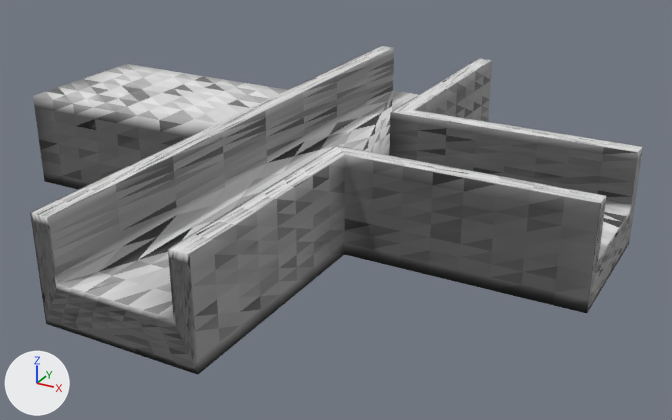
An edit to the glTF model resources/shape-3.glb, drawn before and after from the same camera.
Camera for both pictures: a camera (50 mm lens) standing at (0.734, -1.26, 0.601) and looking at (0.046, -0.009, -0.024). Lighting does not change. The marker at lower left points along +X, +Y and +Z. Vertices at the same position are counted once.

In view in the first picture: 'defaultobject'.
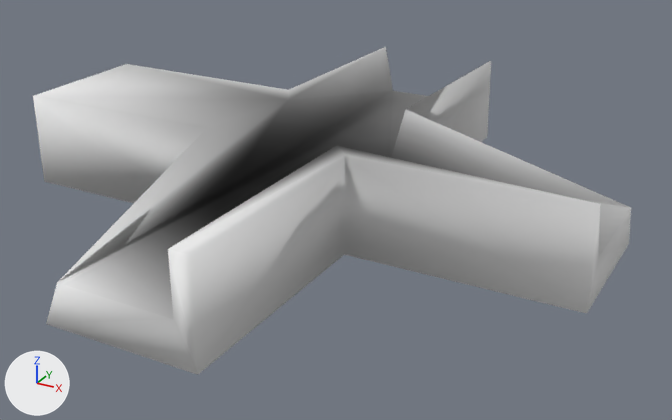
Boxes [x1, y1, x2, y2] around the edits, measured in the pictures (672 x 420 px):
'defaultobject', reshaped
    before: [30, 46, 643, 375]
    after: [33, 47, 631, 375]
part 1 of me_defaultobject, cut back
    before: [30, 46, 643, 375]
    after: [34, 47, 631, 324]

Edits to the bpy script that builds the scene:
```text
Change me_defaultobject:
    used by ob_defaultobject; location = (0.0, 0.0, 0.0)
    remove me_defaultobject.from_pydata(...)  # 2434 vertices, 4864 faces; spans x -0.5..0.5, y -0.5..0.5, z -0.038..0.125
    add me_defaultobject.from_pydata(...)  # 34 vertices, 64 faces; spans x -0.5..0.5, y -0.5..0.5, z -0.038..0.125
    me_defaultobject part 1: 2408 vertices removed from x -0.5..0.5, y -0.5..0.5, z -0.038..0.125; 8 vertices added at x -0.125..0.5, y -0.5..0.5, z 0.031..0.125
    me_defaultobject part 2: the surface is now shaded smooth
```
